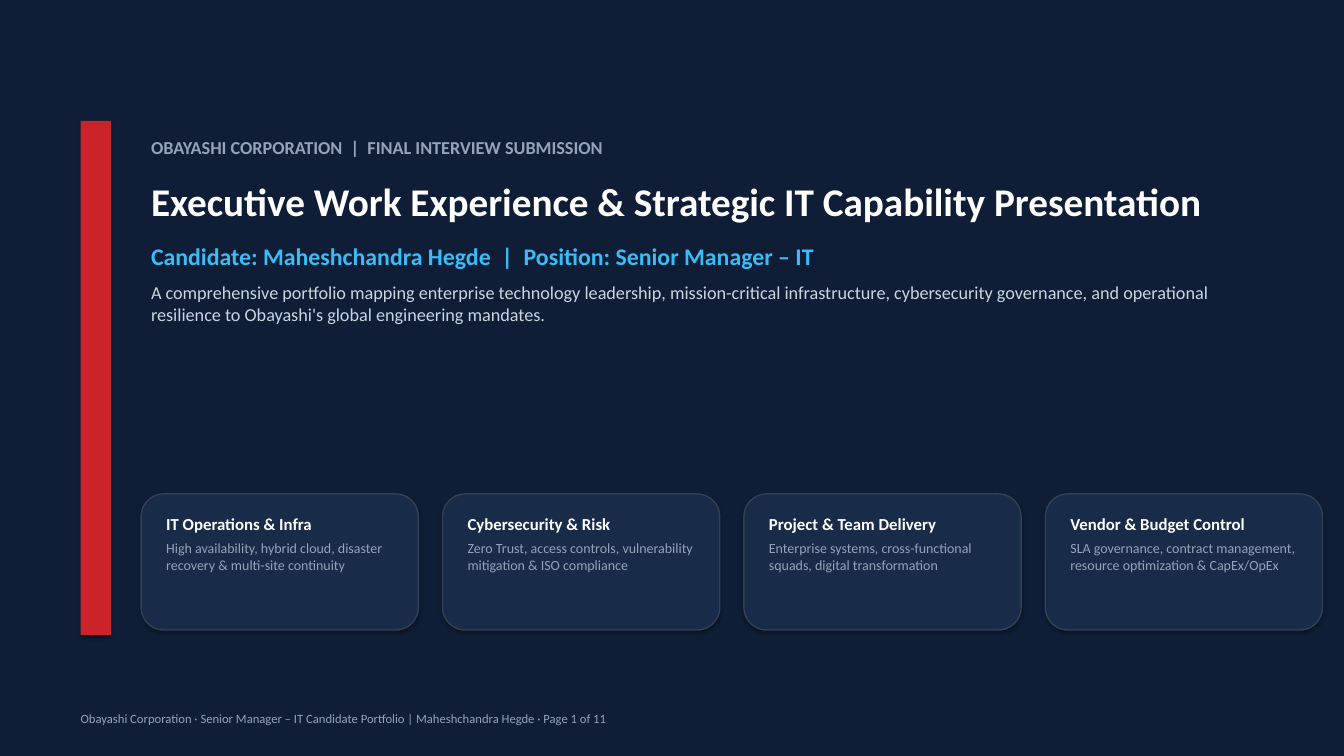
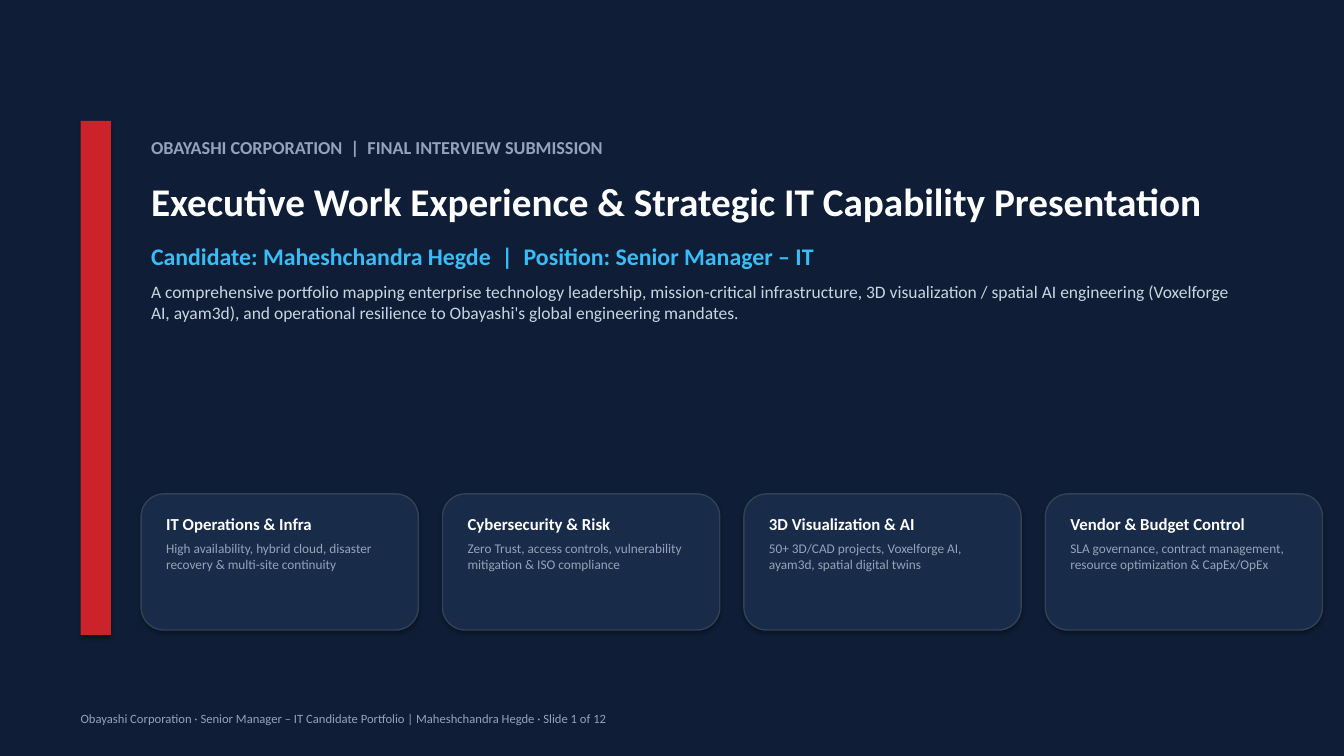
Before and after one commit to hegdemahesh/hegdemahesh.github.io, a slide deck: slide 1 of obayashi_it_presentation/Obayashi_Senior_Manager_IT_Presentation_Maheshchandra_Hegde.pptx. Drawn at 1344x756 pixels with LibreOffice and Linux fonts; fonts in the diff are those of the drawing. Boxes give left, top, right and bottom in pixels: in the first picture for what was removed or moved away, otherwise in the second. Text is boxed around its words. In the diff, an @@ line names an element or a change of style, - is before the commit and + after.

```diff
--- a/obayashi_it_presentation/Obayashi_Senior_Manager_IT_Presentation_Maheshchandra_Hegde.pptx
+++ b/obayashi_it_presentation/Obayashi_Senior_Manager_IT_Presentation_Maheshchandra_Hegde.pptx
@@ text at (151,285,1228,322): text changed; size 13 to 12.5 pt @@
-A comprehensive portfolio mapping enterprise technology leadership, mission-critical infrastructure, cybersecurity governance, and operational resilience to Obayashi's global engineering mandates.
+A comprehensive portfolio mapping enterprise technology leadership, mission-critical infrastructure, 3D visualization / spatial AI engineering (Voxelforge AI, ayam3d), and operational resilience to Obayashi's global engineering mandates.
@@ text at (769,518,961,571): text changed; size 10 to 9.5 pt @@
-Project & Team Delivery
-Enterprise systems, cross-functional squads, digital transformation
+3D Visualization & AI
+50+ 3D/CAD projects, Voxelforge AI, ayam3d, spatial digital twins
@@ text at (166,544,371,571): size 10 to 9.5 pt in "High availability, hybrid cloud, disaster recovery & ..." @@
@@ text at (468,544,682,571): size 10 to 9.5 pt in "Zero Trust, access controls, vulnerability mitigation & ..." @@
@@ text at (1070,544,1284,571): size 10 to 9.5 pt in "SLA governance, contract management, resource optimization & ..." @@
@@ text at (81,714,606,725): text changed @@
-Obayashi Corporation · Senior Manager – IT Candidate Portfolio | Maheshchandra Hegde · Page 1 of 11
+Obayashi Corporation · Senior Manager – IT Candidate Portfolio | Maheshchandra Hegde · Slide 1 of 12
```
Also in this commit, not shown: 10 other slides changed, 1 slide added, 7 other files.
